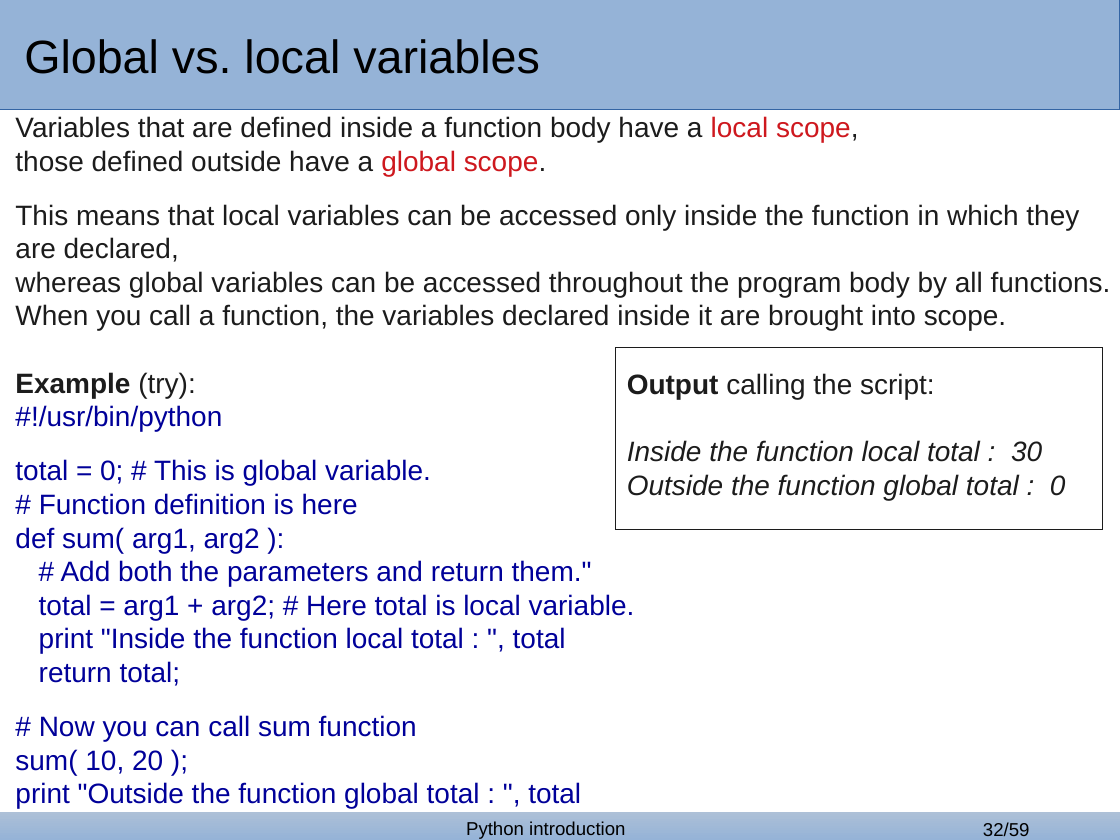
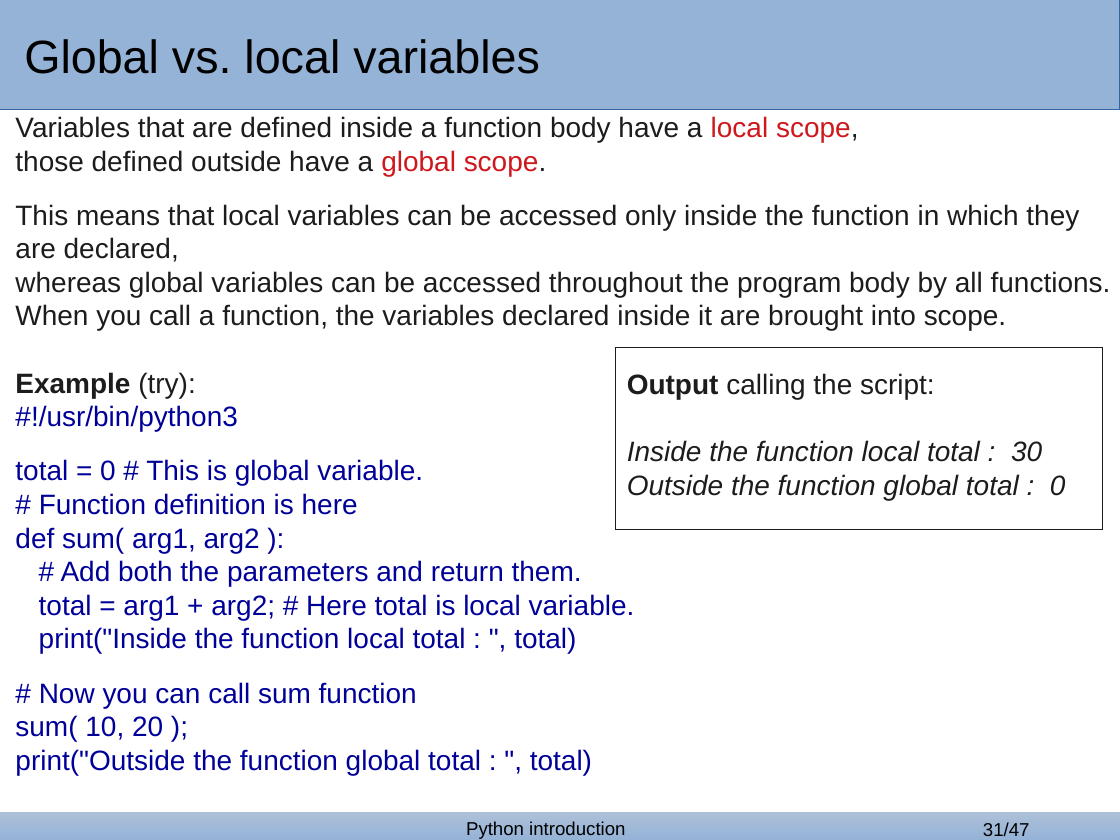
Before and after one commit to bertocco/abilita_info_units_1920, a slide deck: slide 31 of lezioni/python_lessons/python_1_covid.odp (slide 32 before the commit). Drawn at 1120x840 pixels with LibreOffice and Linux fonts; fonts in the diff are those of the drawing; background and template pictures are left out. Boxes give left, top, right and bottom in pixels: in the first picture for what was removed or moved away, otherwise in the second. Text is boxed around its words. In the diff, an @@ line names an element or a change of style, - is before the commit and + after.

```diff
--- a/lezioni/python_lessons/python_1_covid.odp
+++ b/lezioni/python_lessons/python_1_covid.odp
@@ text at (x1=15, y1=405, x2=423, y2=486): text changed @@
-#!/usr/bin/python
-total = 0; # This is global variable.
+#!/usr/bin/python3
+total = 0 # This is global variable.
@@ text at (x1=61, y1=560, x2=582, y2=586): text changed @@
-# Add both the parameters and return them."
+# Add both the parameters and return them.
@@ text at (x1=39, y1=627, x2=576, y2=654): text changed @@
-print "Inside the function local total : ", total
-return total;
+print("Inside the function local total : ", total)
@@ text at (x1=15, y1=749, x2=592, y2=775): text changed @@
-print "Outside the function global total : ", total
+print("Outside the function global total : ", total)
@@ page number at (x1=983, y1=822, x2=1030, y2=836): text changed @@
-32/59
+31/47
```
Also in this commit, not shown: 29 other slides changed, 12 slides removed.
